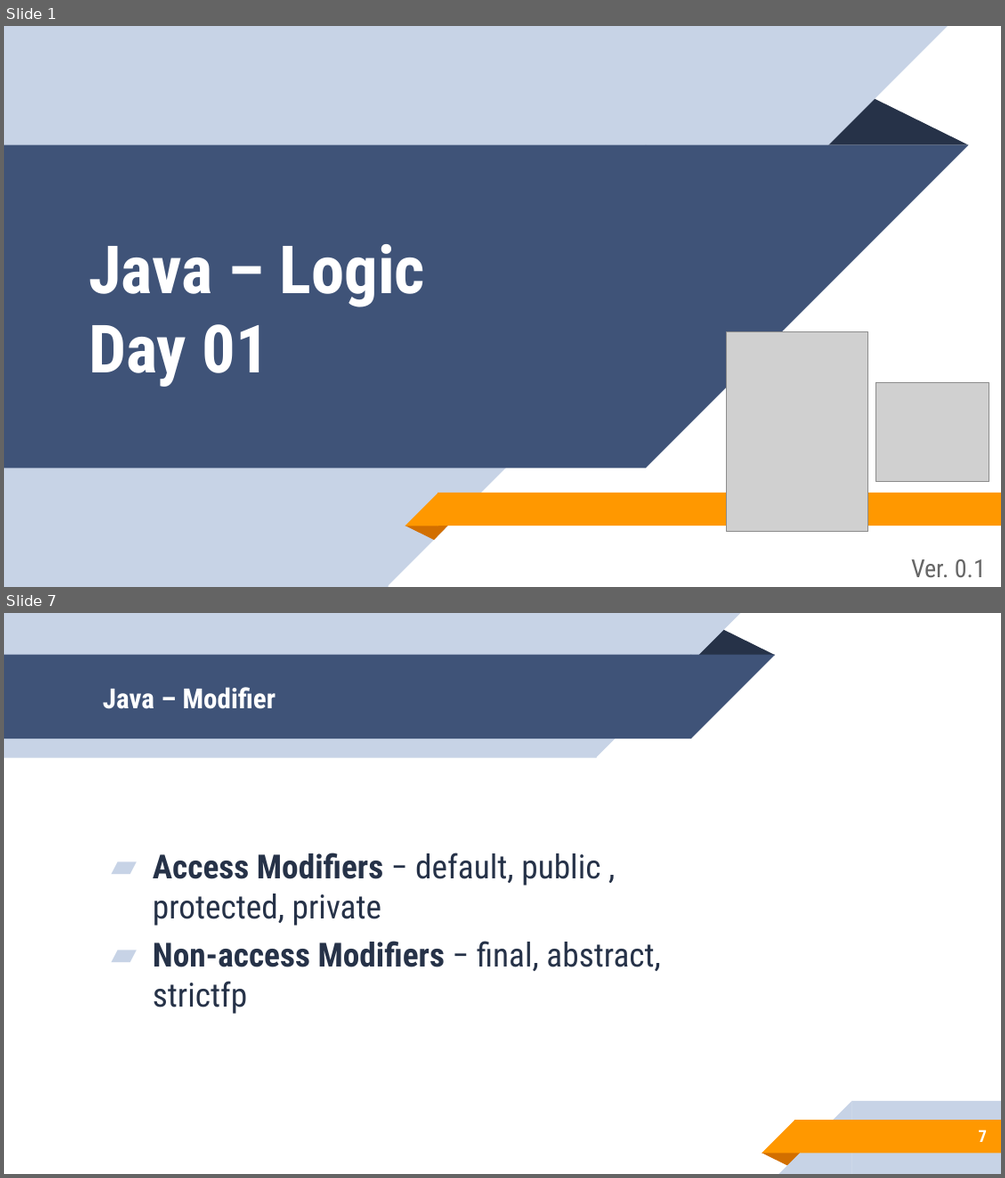
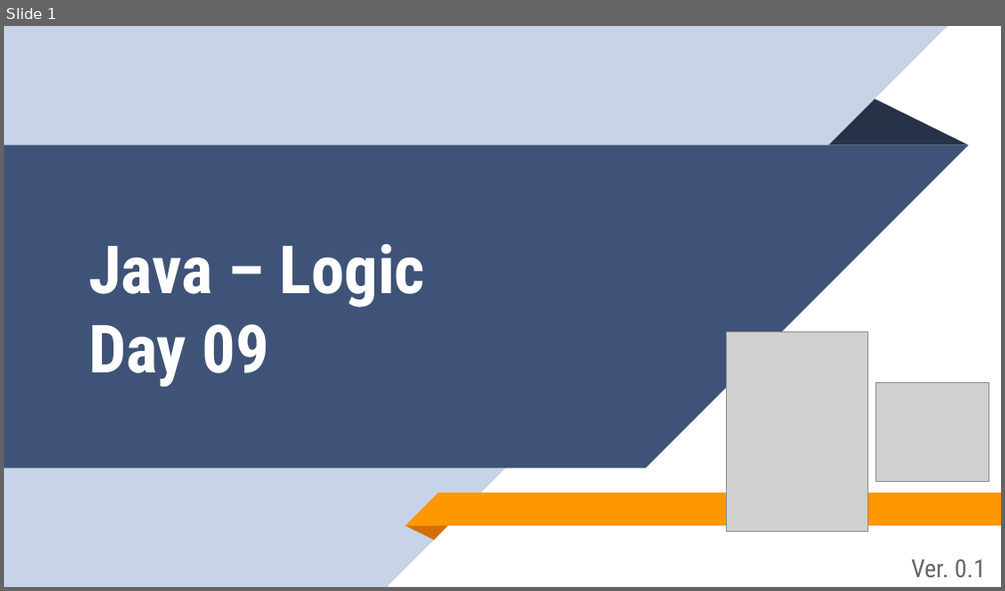
Before and after one commit to aronipurwanto/materi-xa, a slide deck: java/java-logic/Slide-Java-Logic-09.pptx. Shown one above the other, each under a label of ours: slides 1 and 7 before the commit, slide 1 after it; the slides between them are not shown. The pictures are 1005x1178 and 1005x591 pixels, drawn with LibreOffice and Linux fonts; fonts in the diff are those of the drawing; grey boxes stand for pictures. Boxes give left, top, right and bottom in pixels: in the first picture for what was removed or moved away, otherwise in the second. Text is boxed around its words. In the diff, an @@ line names an element or a change of style, - is before the commit and + after.

Commit message:
update materi logic

```diff
--- a/java/java-logic/Slide-Java-Logic-09.pptx
+++ b/java/java-logic/Slide-Java-Logic-09.pptx
@@ slide 7 removed at <box>4,613,1001,1174</box>, background #FFFFFF @@
@@ group removed at <box>4,613,775,757</box>: 2 rectangles, 2 right triangles, 1 triangle @@
@@ title removed at <box>103,687,276,709</box> @@
-Java – Modifier
@@ text removed at <box>153,852,660,1013</box> @@
-▰ Access Modifiers − default, public , protected, private
-▰ Non-access Modifiers − final, abstract, strictfp
@@ group removed at <box>761,1101,1001,1173</box>: 2 rectangles, 2 right triangles, 1 triangle @@
@@ page number removed at <box>979,1129,987,1142</box> @@
-7
@@ slide 1 changed as well @@
@@ title at <box>89,244,425,386</box>: text changed @@
-Java – Logic
-Day 01
+Java – Logic
+Day 09
```
Also in this commit, not shown: 5 other slides changed, 2 slides added, 20 other slides removed, 2 other files.
